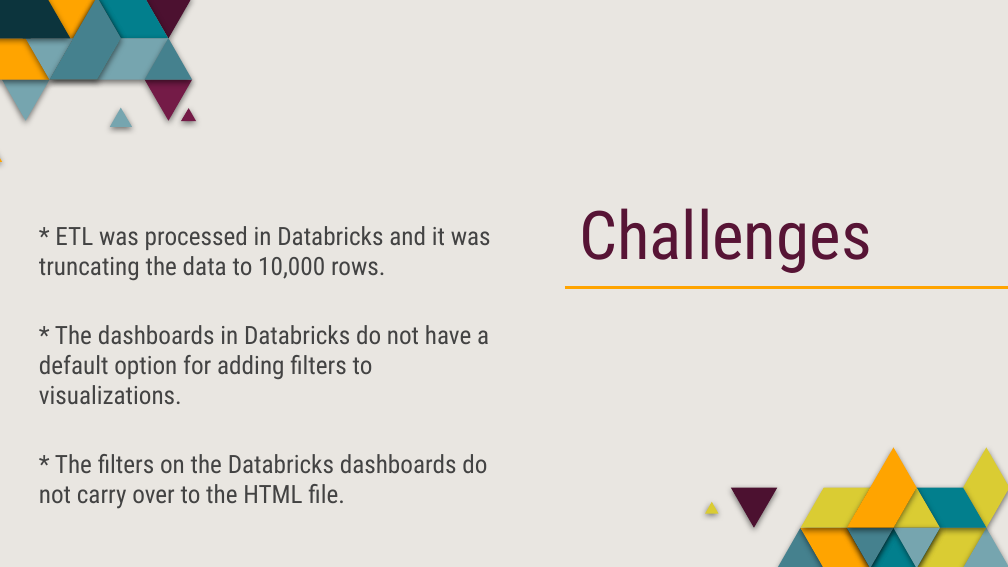
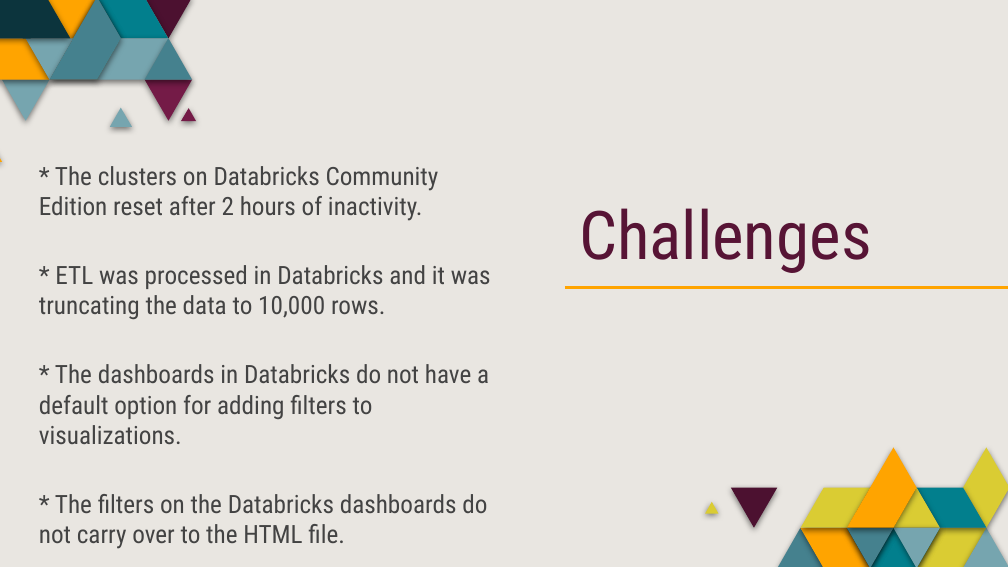
Before and after one commit to saraparveen26/Sales-Volume-Forecasting, a slide deck: slide 20 of Project_Presentation/Project_Presentation.pptx. Drawn at 1008x567 pixels with LibreOffice and Linux fonts; fonts in the diff are those of the drawing. Boxes give left, top, right and bottom in pixels: in the first picture for what was removed or moved away, otherwise in the second. Text is boxed around its words. In the diff, an @@ line names an element or a change of style, - is before the commit and + after.

```diff
--- a/Project_Presentation/Project_Presentation.pptx
+++ b/Project_Presentation/Project_Presentation.pptx
@@ subtitle "* The clusters on Databricks ...": place and size @@
-subtitle "* The clusters on Databricks ..." at <box>39,226,491,509</box>
+subtitle "* The clusters on Databricks ..." at <box>39,166,491,549</box>
@@ subtitle at <box>39,166,439,221</box>: paragraph added @@
+* The clusters on Databricks Community Edition reset after 2 hours of inactivity.
```
Also in this commit, not shown: 6 other slides changed, 1 other file.
